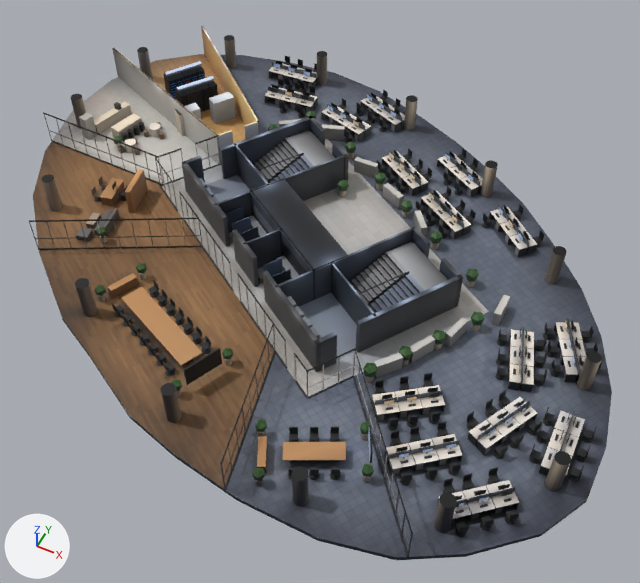
One commit to the glTF model public/building/floor_N.glb: the scene before it, then after it.
Rendered twice from a 50 mm camera at (20.3, -39.7, 44.9) aimed at (1.7, -2.4, -1.7). The lights are fixed; the arrows at lower left show +X, +Y and +Z. The picture after the commit comes second. Vertices at exactly the same position are counted once.

Names of what the first picture shows: 'floor', 'floor_v'.
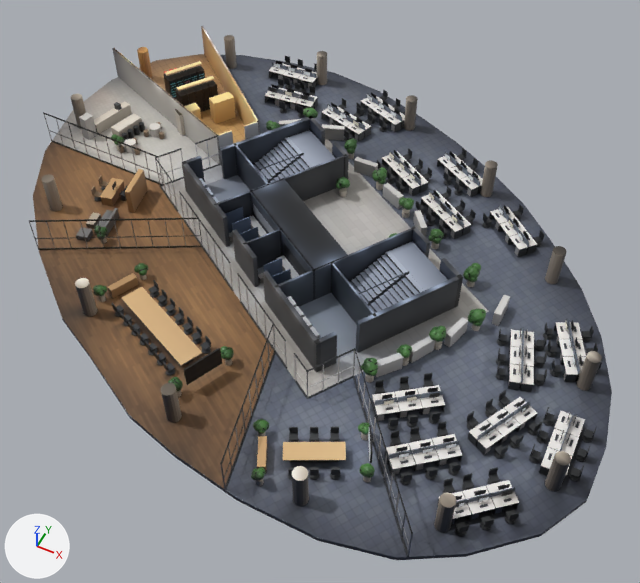
Location of each change, (x1, y1, x2, y2) in pixels of the pictures (640 x 583 px):
part 1 of me_n_floor_v_001, added: after (341, 179, 350, 188)
part 2 of me_n_floor_v_001, added: after (363, 361, 378, 375)
part 3 of me_n_floor_v_001, added: after (400, 344, 412, 355)
part 4 of me_n_floor_v_001, added: after (429, 329, 437, 340)
part 5 of me_n_floor_v_001, added: after (471, 309, 486, 322)
part 6 of me_n_floor_v_001, added: after (466, 266, 480, 278)
part 7 of me_n_floor_v_001, added: after (463, 271, 470, 280)
part 8 of me_n_floor_v_001, added: after (431, 229, 443, 239)
part 9 of me_n_floor_v_001, added: after (403, 200, 413, 210)
part 10 of me_n_floor_v_001, added: after (399, 198, 406, 207)
part 11 of me_n_floor_v_001, added: after (376, 169, 387, 180)
part 12 of me_n_floor_v_001, added: after (345, 139, 357, 149)
part 13 of me_n_floor_v_001, added: after (306, 108, 317, 118)
part 14 of me_n_floor_v_001, added: after (269, 122, 278, 131)
part 15 of me_n_floor_v_001, added: after (139, 269, 147, 276)
part 16 of me_n_floor_v_001, built on: before (177, 111, 484, 486); after (168, 108, 486, 486)
part 17 of me_n_floor_v_001, built on: before (94, 227, 147, 302); after (93, 226, 148, 302)
part 18 of me_n_floor_v_001, reshaped: before (113, 136, 123, 144); after (111, 134, 124, 151)
part 19 of me_n_floor_v_001, recoloured: (41, 35, 602, 524) in both

What changed in the scene script:
```text
Change me_n_floor_v_001:
    used by ob_floor_v; location = (0.0, 0.0, 0.0)
    remove me_n_floor_v_001.from_pydata(...)  # 16275 vertices, 20783 faces; spans x -25.0..22.9, y -19.9..19.6, z -0.4..2.8
    add me_n_floor_v_001.from_pydata(...)  # 20920 vertices, 29661 faces; spans x -25.0..22.9, y -19.9..19.6, z -0.4..2.8
    me_n_floor_v_001 part 1: a new loose piece, an icosphere of 80 faces spanning x -0.55..0.16, y 5.19..5.93, z 0.95..1.69, in mat_mb_vertex
    me_n_floor_v_001 part 2: a new loose piece, an icosphere of 80 faces spanning x 7.95..8.89, y -9.44..-8.45, z 0.7..1.68, in mat_mb_vertex
    me_n_floor_v_001 part 3: a new loose piece, an icosphere of 80 faces spanning x 9.46..10.23, y -7.18..-6.37, z 0.78..1.59, in mat_mb_vertex
    me_n_floor_v_001 part 4: a new loose piece, an icosphere of 80 faces spanning x 10.66..11.38, y -5.2..-4.45, z 0.89..1.63, in mat_mb_vertex
    me_n_floor_v_001 part 5: a new loose piece, an icosphere of 80 faces spanning x 12.44..13.38, y -2.59..-1.59, z 0.7..1.68, in mat_mb_vertex
    me_n_floor_v_001 part 6: a new loose piece, an icosphere of 80 faces spanning x 10.84..11.73, y 0.91..1.86, z 0.71..1.66, in mat_mb_vertex
    me_n_floor_v_001 part 7: a new loose piece, an icosphere of 80 faces spanning x 10.73..11.43, y 0.84..1.57, z 0.64..1.38, in mat_mb_vertex
    me_n_floor_v_001 part 8: a new loose piece, an icosphere of 80 faces spanning x 7.37..8.19, y 3.25..4.11, z 0.76..1.62, in mat_mb_vertex
    me_n_floor_v_001 part 9: a new loose piece, an icosphere of 80 faces spanning x 4.51..5.2, y 5.15..5.88, z 0.91..1.64, in mat_mb_vertex
    me_n_floor_v_001 part 10: a new loose piece, an icosphere of 80 faces spanning x 4.09..4.73, y 5.29..5.96, z 0.95..1.62, in mat_mb_vertex
    me_n_floor_v_001 part 11: a new loose piece, an icosphere of 80 faces spanning x 1.23..2.17, y 7.16..8.15, z 0.69..1.68, in mat_mb_vertex
    me_n_floor_v_001 part 12: a new loose piece, an icosphere of 80 faces spanning x -2.24..-1.34, y 9.47..10.42, z 0.71..1.66, in mat_mb_vertex
    me_n_floor_v_001 part 13: a new loose piece, an icosphere of 80 faces spanning x -6.83..-5.91, y 11.6..12.57, z 0.7..1.67, in mat_mb_vertex
    me_n_floor_v_001 part 14: a new loose piece, an icosphere of 80 faces spanning x -8.66..-7.84, y 8.78..9.65, z 0.75..1.62, in mat_mb_vertex
    me_n_floor_v_001 part 15: a new loose piece, an icosphere of 80 faces spanning x -9.12..-8.56, y -8.49..-7.91, z 0.53..1.12, in mat_mb_vertex
    me_n_floor_v_001 part 16: 44 vertices moved within x -8.2..13.1, y -18.7..9.7, z 0.0..1.4; 254 vertices removed from x -8.7..13.4, y -18.7..12.5, z 0.0..1.5; 2916 vertices added at x -8.9..13.4, y -18.8..12.7, z 0.0..1.8
    me_n_floor_v_001 part 17: 16 vertices moved within x -13.5..-8.7, y -11.2..-6.0, z 0.0..1.1; 16 vertices removed from x -13.6..-8.7, y -11.0..-6.0, z 0.0..1.4; 580 vertices added at x -14.0..-8.7, y -11.3..-6.0, z 0.0..1.4
    me_n_floor_v_001 part 18: 3 vertices moved within x -18.6..-18.4, y 2.3..2.6, z 0.8..1.3; 6 vertices removed from x -18.8..-18.1, y 2.4..3.0, z 0.5..1.1; 207 vertices added at x -19.0..-18.2, y 2.2..3.1, z 0.0..1.4
    me_n_floor_v_001 part 19: 10061 kept faces spanning x -24.0..22.0, y -19.6..18.7, z 0.0..2.8 get new vertex colours
    other edits to the shape of me_n_floor_v_001 do not show in these pictures
```
